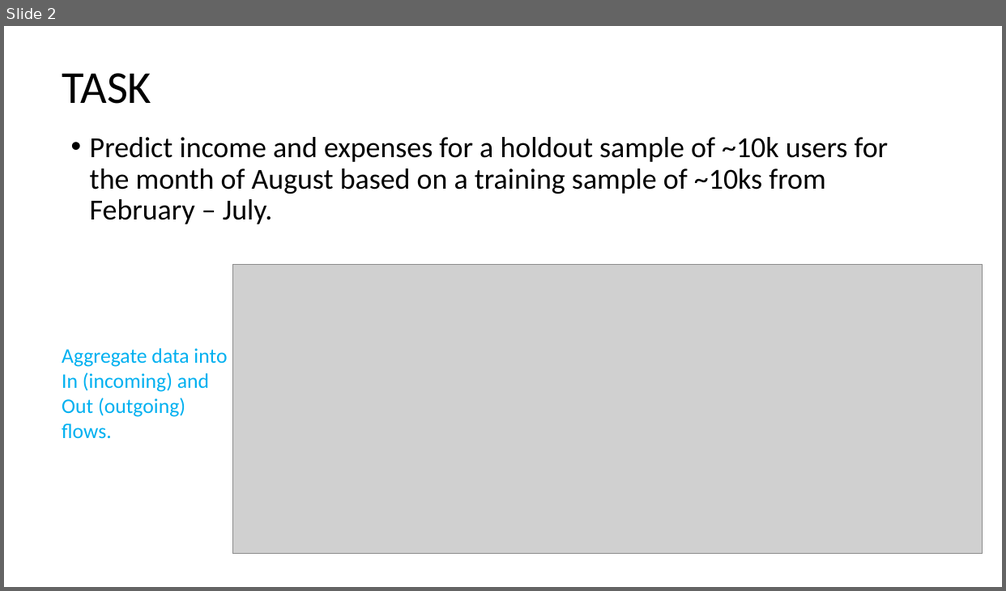
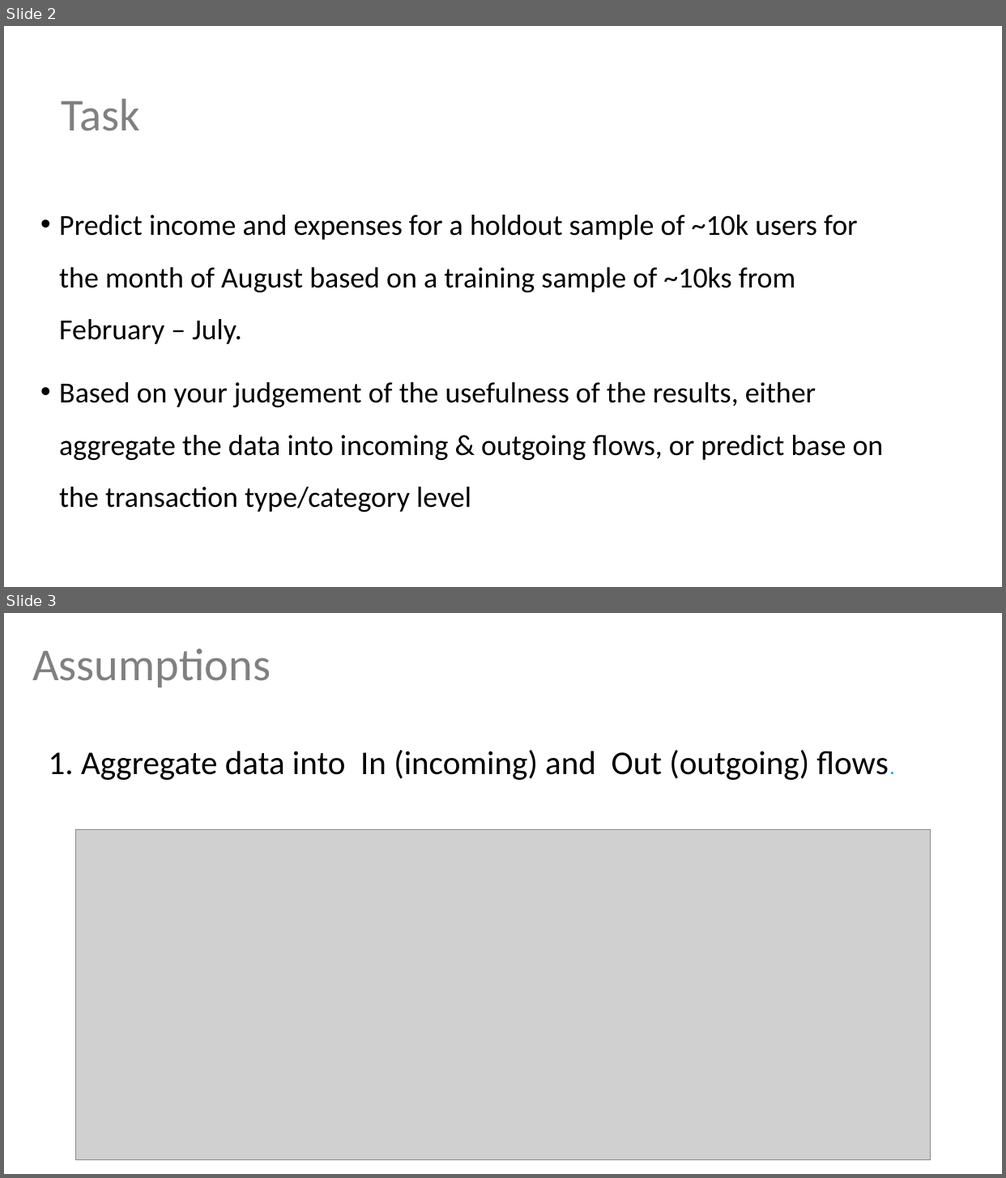
Before and after one commit to aadinoyiibrahim/income, a slide deck: slide/abdul_presentation.pptx. Shown one above the other, each under a label of ours: slide 2 before the commit, slides 2 and 3 after it. The pictures are 1006x591 and 1006x1178 pixels, drawn with LibreOffice and Linux fonts; fonts in the diff are those of the drawing; grey boxes stand for pictures. Boxes give left, top, right and bottom in pixels: in the first picture for what was removed or moved away, otherwise in the second. Text is boxed around its words. In the diff, an @@ line names an element or a change of style, - is before the commit and + after.

```diff
--- a/slide/abdul_presentation.pptx
+++ b/slide/abdul_presentation.pptx
@@ slide 3 added at <box>4,613,1002,1174</box>, background #FFFFFF @@
@@ title added at <box>32,649,270,688</box>, 44 pt, text #808080 @@
+Assumptions
@@ text added at <box>49,750,888,780</box>, 32 pt, text #000000 @@
+1. Aggregate data into In (incoming) and Out (outgoing) flows.
@@ picture added at <box>75,829,931,1161</box> @@
@@ slide 2 changed as well @@
@@ title at <box>61,99,140,131</box>: text changed; text colour #000000 to #808080 @@
-TASK
+Task
@@ text "Predict income and expenses for ...": place and size @@
-text "Predict income and expenses for ..." at <box>90,137,889,224</box>
+text "Predict income and expenses for ..." at <box>59,215,884,512</box>
@@ text at <box>59,215,858,344</box>: line spacing 0.9 to 1.5 @@
@@ picture removed at <box>232,264,982,554</box> @@
@@ text removed at <box>62,348,227,438</box> @@
-Aggregate data into
-In (incoming) and
-Out (outgoing) flows.
@@ text at <box>59,382,884,512</box>: paragraph added @@
+• Based on your judgement of the usefulness of the results, either aggregate the data into incoming & outgoing flows, or predict base on the transaction type/category level
```
Also in this commit, not shown: 6 other slides changed, 3 other slides added, 3 slides removed, 7 other files.
